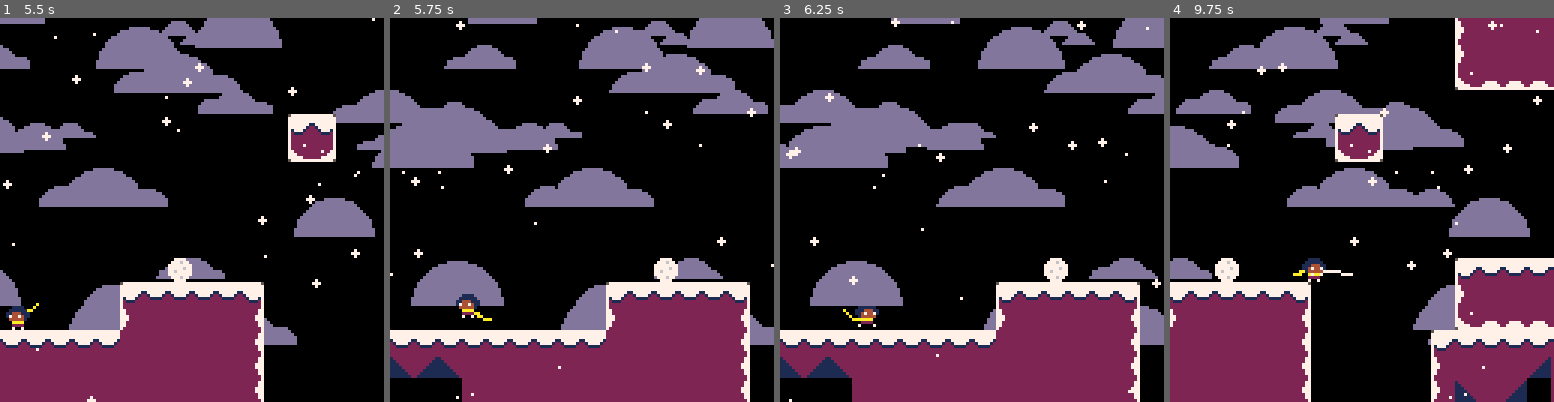
Above: before the commit, frames 1-4 (left to right).
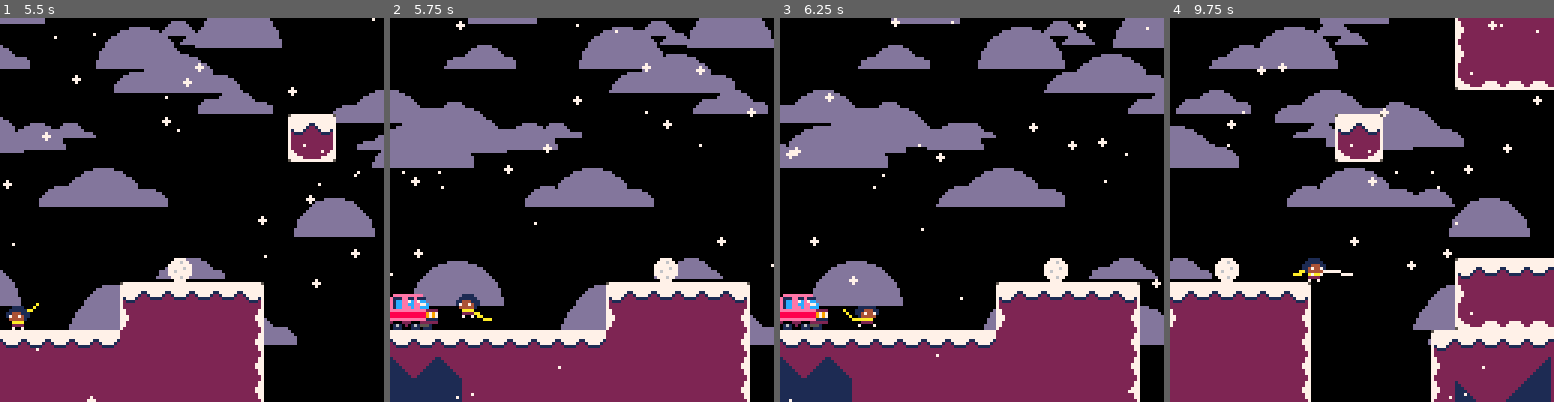
Above: after the commit, the same moments.

Repository: ExOK/Celeste2
Game: PICO-8 cartridge 0.p8
Two runs of this game, one before a commit and one after it. Both use one fixed random seed, a clock stepped at 60 frames per second and the inputs below.
Inputs:
- Up to frame 1 (5.5 s): tap X (X key) at 0.33, 1.07, 1.85, 2.97, 4.08, 5.2 s; tap O (Z key) at 0.7, 1.7, 2.1, 2.5, 2.9, 3.3, 3.7, 4.1, 4.5, 4.9, 5.3 s; hold Right 1.6-2.1 s; hold Up 2.15-2.42 s; hold Right 2.47-3.03 s; hold Left 3.08-3.58 s; hold Down 3.63-3.97 s; hold Right 4.02-4.68 s; hold Up 4.73-5.03 s; hold Left from 5.08 s (still down)
- Up to frame 2 (5.75 s): release Left at 5.68 s; tap O (Z key) at 5.7 s; hold Down from 5.73 s (still down)
- Up to frame 3 (6.25 s): release Down at 6.03 s; hold Right from 6.08 s (still down); tap O (Z key) at 6.1 s
- Up to frame 4 (9.75 s): tap X (X key) every 1.12 s from 6.32 to 9.67 s; tap O (Z key) every 0.4 s from 6.5 to 9.7 s; release Right at 6.58 s; hold Right 6.63-7.13 s; hold Up 7.18-7.45 s; hold Right 7.5-8.07 s; hold Left 8.12-8.62 s; hold Down 8.67-9 s; hold Right 9.05-9.72 s

Frame 1 is identical in both runs. In frame 2, 2.1% of the frame differs, in the area x 0-19%, y 71-100%; in frame 3, 2.1%; in frame 4, 0.4%.

Commit message:
compress stuff

Diff:
--- a/0.p8
+++ b/0.p8
@@ -12,7 +12,7 @@
 #include px9_decomp.lua
 #include compress.lua
 
--- compress(112, 16)
+-- compress(level[1])
 raw_level = true
 
 __gfx__
--- a/compress.lua
+++ b/compress.lua
@@ -1,5 +1,7 @@
 
-function compress(w, h)
+function compress(level)
+	local w = level.width
+	local h = level.height
 	cls()
 	print("compressing..",5)
 	flip()
--- a/main.lua
+++ b/main.lua
@@ -80,7 +80,7 @@
 	for x=0,96 do
 		for y=0,16 do
 			local tile = room_tile_at(x, y)
-			if (tile != 0 and fget(tile, 1)) then
+			if (tile != 0 and fget(tile, 0)) then
 				spr(tile, x * 8, y * 8)
 			end
 		end
